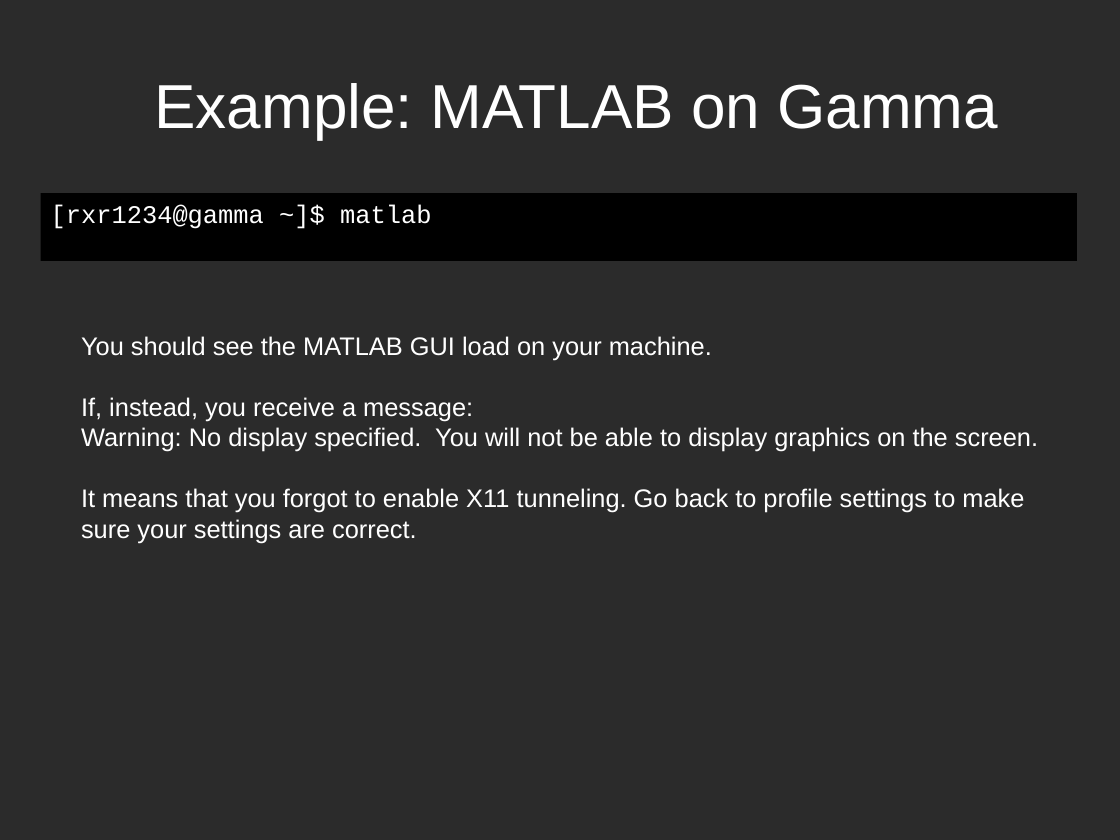
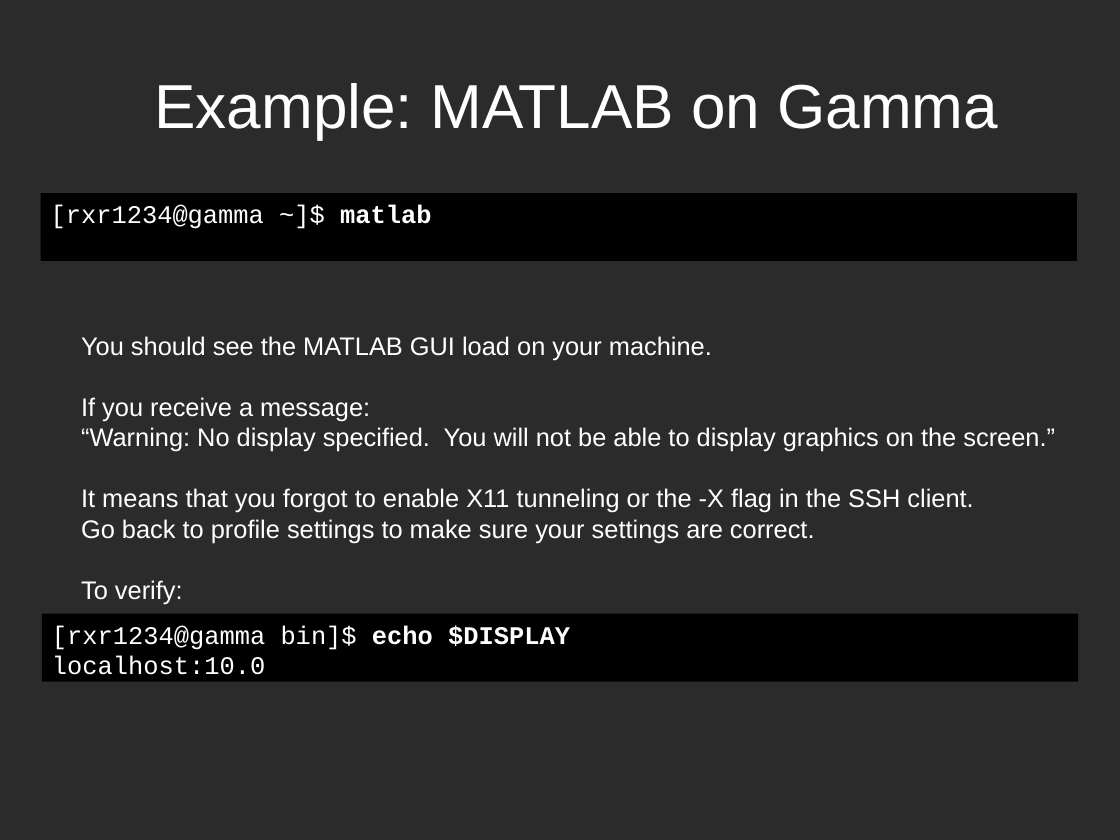
Before and after one commit to LUGatUTA/Presentations-Public, a slide deck: slide 17 of omega_server/uta_omega.odp (slide 16 before the commit). Drawn at 1120x840 pixels with LibreOffice and Linux fonts; fonts in the diff are those of the drawing; background and template pictures are left out; a plain dark background stands for a picture behind light text. Boxes give left, top, right and bottom in pixels: in the first picture for what was removed or moved away, otherwise in the second. Text is boxed around its words. In the diff, an @@ line names an element or a change of style, - is before the commit and + after.

```diff
--- a/omega_server/uta_omega.odp
+++ b/omega_server/uta_omega.odp
@@ text at box(81, 397, 1055, 604): text changed @@
-If, instead, you receive a message:
-Warning: No display specified. You will not be able to display graphics on the screen.
-It means that you forgot to enable X11 tunneling. Go back to profile settings to make
-sure your settings are correct.
+If you receive a message:
+“Warning: No display specified. You will not be able to display graphics on the screen.”
+It means that you forgot to enable X11 tunneling or the -X flag in the SSH client.
+Go back to profile settings to make sure your settings are correct.
+To verify:
@@ rectangle added at box(42, 614, 1078, 682), fill #000000, 18 pt, text #FFFFFF @@
+[rxr1234@gamma bin]$ echo $DISPLAY
+localhost:10.0
```
Also in this commit, not shown: 13 other slides changed, 11 slides added, 9 slides removed, 1 other file.
